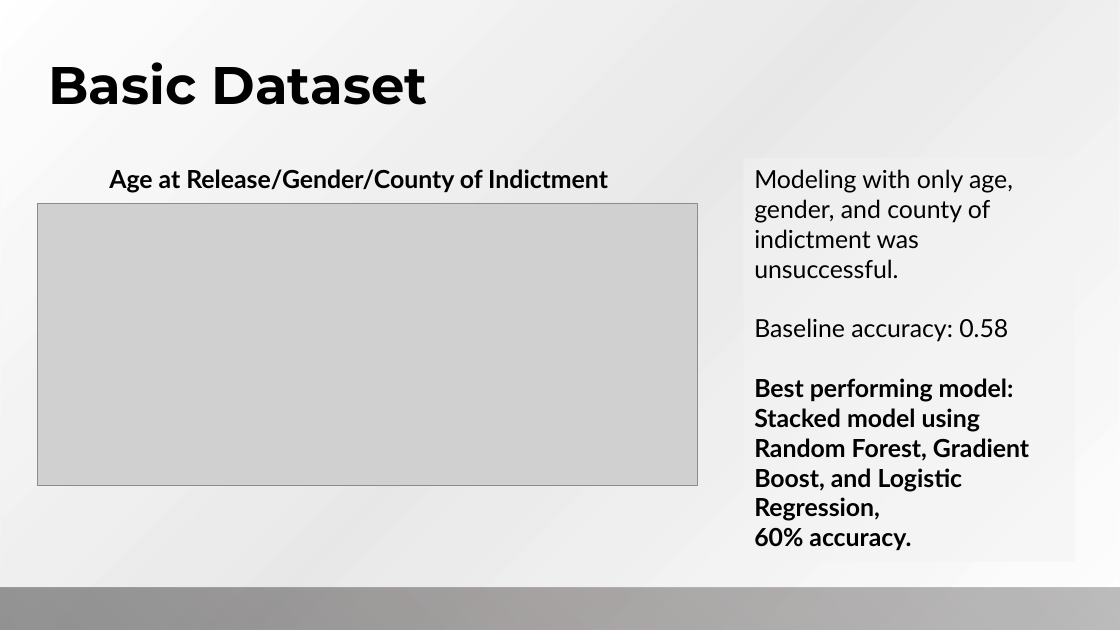
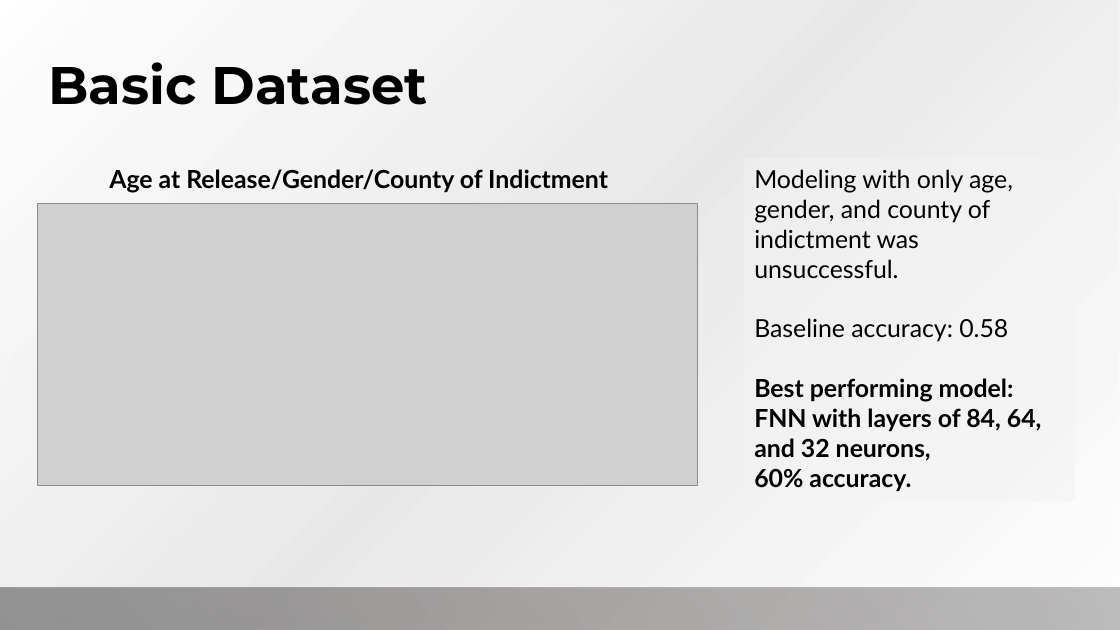
Before and after one commit to ga-dsi-822-group4/recidivism, a slide deck: slide 15 of presentation/Recidivism.pptx. Drawn at 1120x630 pixels with LibreOffice and Linux fonts; fonts in the diff are those of the drawing; grey boxes stand for pictures; background and template pictures are left out. Boxes give left, top, right and bottom in pixels: in the first picture for what was removed or moved away, otherwise in the second. Text is boxed around its words. In the diff, an @@ line names an element or a change of style, - is before the commit and + after.

```diff
--- a/presentation/Recidivism.pptx
+++ b/presentation/Recidivism.pptx
@@ text at (x1=754, y1=378, x2=1042, y2=461): text changed @@
-Best performing model: Stacked model using Random Forest, Gradient Boost, and Logistic Regression,
+Best performing model: FNN with layers of 84, 64, and 32 neurons,
```
Also in this commit, not shown: 3 other slides changed, 3 other files.
